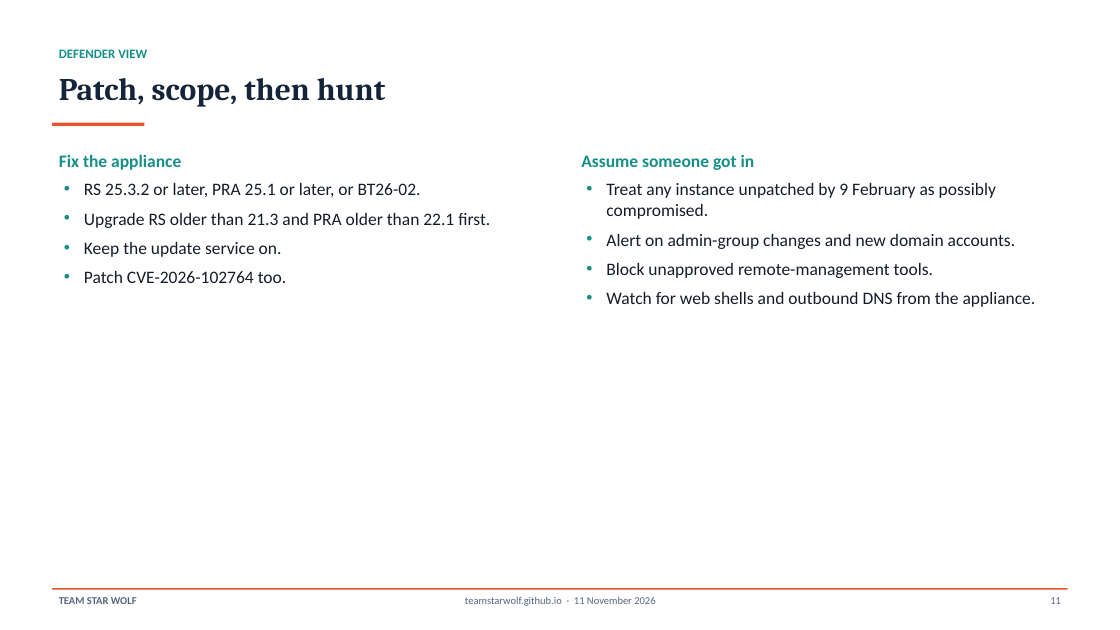
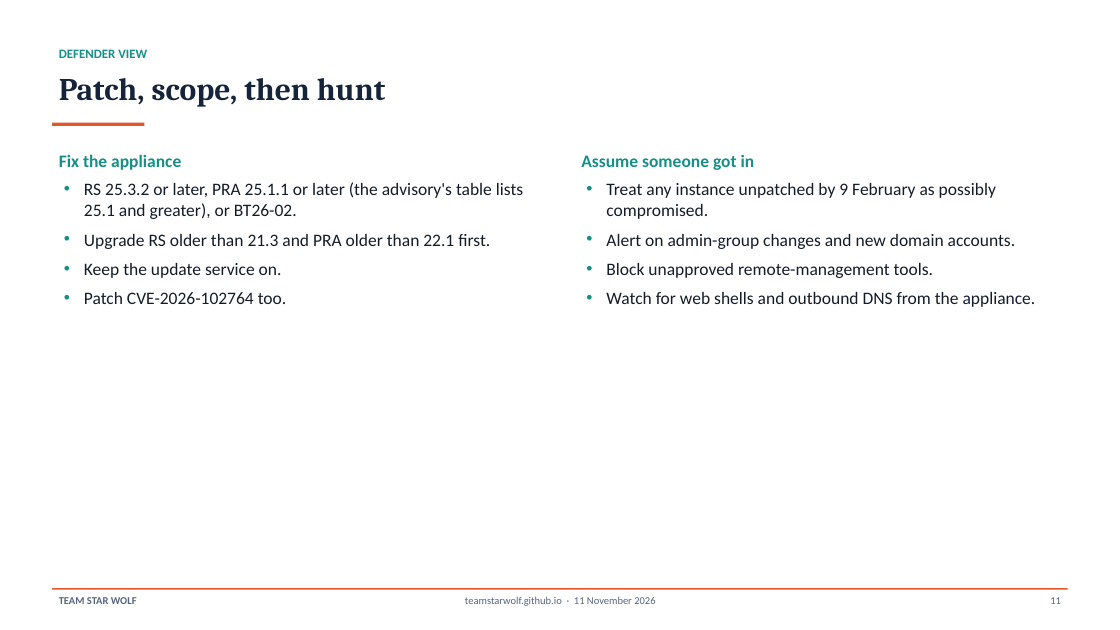
Before and after one commit to TeamStarWolf/TeamStarWolf, a slide deck: slide 11 of case-studies/slides/BeyondTrust_Remote_Support_CVE_2026_1731_Case_Study.pptx. Drawn at 1120x630 pixels with LibreOffice and Linux fonts; fonts in the diff are those of the drawing. Boxes give left, top, right and bottom in pixels: in the first picture for what was removed or moved away, otherwise in the second. Text is boxed around its words. In the diff, an @@ line names an element or a change of style, - is before the commit and + after.

```diff
--- a/case-studies/slides/BeyondTrust_Remote_Support_CVE_2026_1731_Case_Study.pptx
+++ b/case-studies/slides/BeyondTrust_Remote_Support_CVE_2026_1731_Case_Study.pptx
@@ text at box(84, 182, 523, 219): text changed @@
-• RS 25.3.2 or later, PRA 25.1 or later, or BT26-02.
+• RS 25.3.2 or later, PRA 25.1.1 or later (the advisory's table lists 25.1 and greater), or BT26-02.
```
Also in this commit, not shown: 1 other slide changed, 4 other files.
